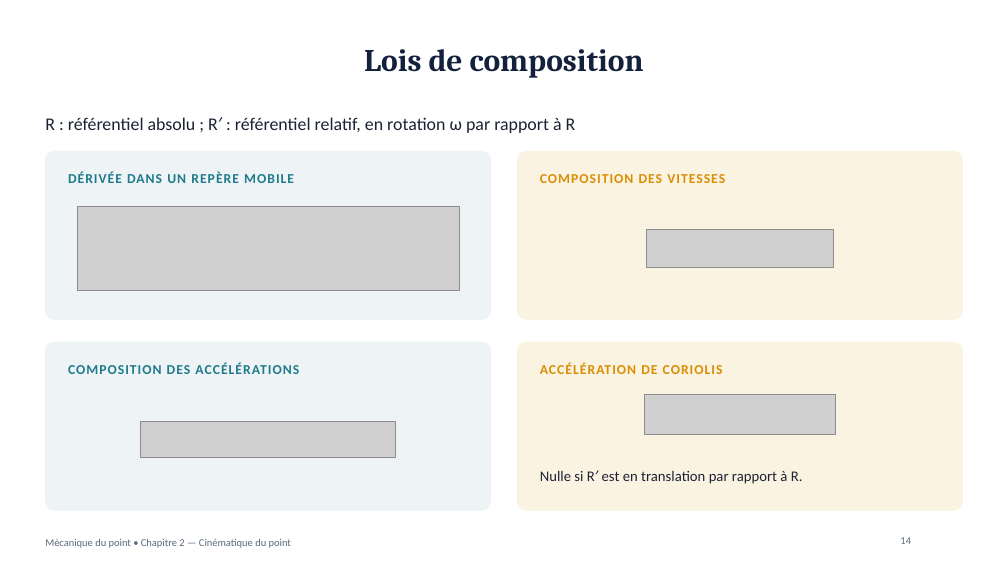
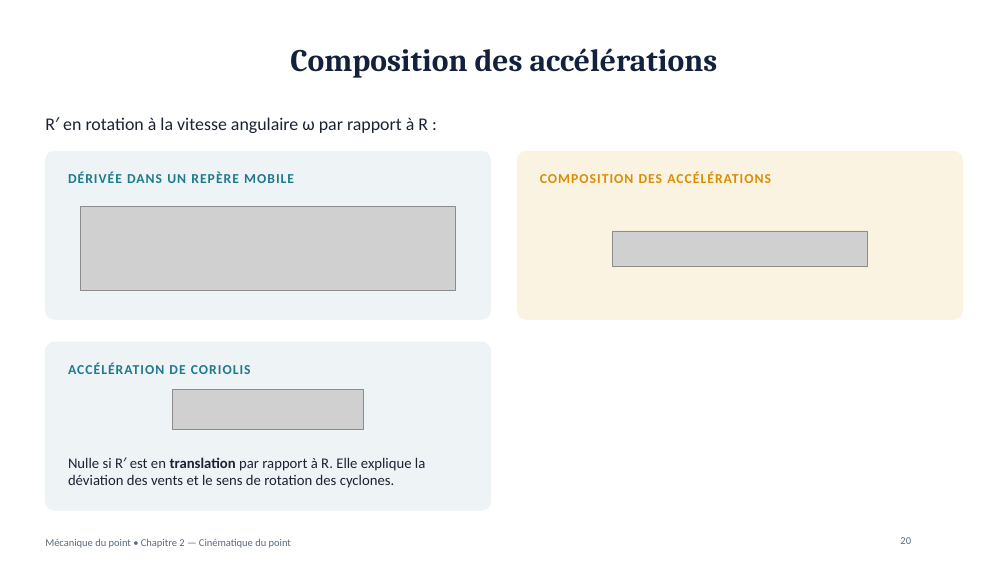
Before and after one commit to physiquefacile/physiquefacile.github.io, a slide deck: slide 20 of slides/Support_Chapitre_2_Cinematique.pptx (slide 14 before the commit). Drawn at 1008x567 pixels with LibreOffice and Linux fonts; fonts in the diff are those of the drawing; grey boxes stand for pictures; background and template pictures are left out. Boxes give left, top, right and bottom in pixels: in the first picture for what was removed or moved away, otherwise in the second. Text is boxed around its words. In the diff, an @@ line names an element or a change of style, - is before the commit and + after.

```diff
--- a/slides/Support_Chapitre_2_Cinematique.pptx
+++ b/slides/Support_Chapitre_2_Cinematique.pptx
@@ title at (x1=290, y1=48, x2=718, y2=78): text changed @@
-Lois de composition
+Composition des accélérations
@@ text at (x1=45, y1=117, x2=428, y2=133): text changed @@
-R : référentiel absolu ; R′ : référentiel relatif, en rotation ω par rapport à R
+R′ en rotation à la vitesse angulaire ω par rapport à R :
@@ text at (x1=540, y1=172, x2=771, y2=183): text changed @@
-COMPOSITION DES VITESSES
+COMPOSITION DES ACCÉLÉRATIONS
@@ picture resized from (x1=77, y1=206, x2=459, y2=291) to (x1=81, y1=206, x2=455, y2=291) @@
@@ picture resized from (x1=647, y1=229, x2=833, y2=268) to (x1=613, y1=231, x2=868, y2=266) @@
@@ rounded rectangle removed at (x1=517, y1=343, x2=963, y2=511) @@
@@ text at (x1=68, y1=363, x2=251, y2=374): text changed @@
-COMPOSITION DES ACCÉLÉRATIONS
+ACCÉLÉRATION DE CORIOLIS
@@ picture added at (x1=173, y1=389, x2=364, y2=430) @@
@@ text removed at (x1=540, y1=363, x2=723, y2=374) @@
-ACCÉLÉRATION DE CORIOLIS
@@ picture removed at (x1=645, y1=394, x2=836, y2=434) @@
@@ picture removed at (x1=141, y1=422, x2=396, y2=457) @@
@@ text at (x1=68, y1=457, x2=425, y2=488): text changed @@
-Nulle si R′ est en translation par rapport à R.
+Nulle si R′ est en translation par rapport à R. Elle explique la déviation des vents et le sens de rotation des cyclones.
@@ page number at (x1=900, y1=537, x2=911, y2=544): text changed @@
-14
+20
```
Also in this commit, not shown: 8 other slides changed, 9 slides added, 3 slides removed, 29 other files.
